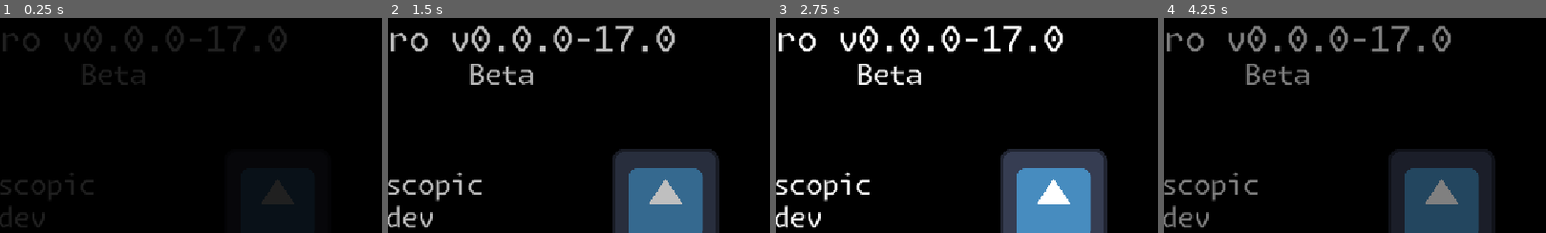
Above: before the commit, frames 1-4 (left to right).
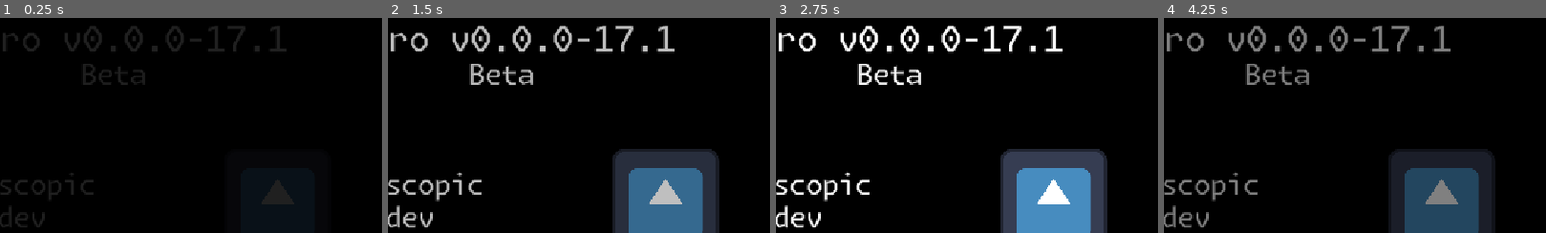
Above: after the commit, the same moments.

Repository: mesoscopic/micro
Game: Godot game, scene res://Main.tscn
Same seed, same stepped clock (60 frames per second), same inputs: the game is played once before the commit and once after it. The engine's default icon, where the game draws it, is replaced by a stand-in: a white triangle on a blue panel in a dark square.
Inputs (mouse positions are % of the whole screen's width and height, from its top left):
- Up to frame 1 (0.25 s): no input
- Up to frame 2 (1.5 s): tap Enter (ui_accept) at 0.5, 0.77 s; move the mouse to (72, 45) at 0.52 s; hold D (move_right) 0.53-1.28 s; tap Mouse wheel down (next_ability) at 0.6 s; click (72, 45) at 0.67 s; move the mouse to (30, 55) at 1.27 s; hold S (move_down) from 1.28 s (still down); tap Mouse wheel up (previous_ability) at 1.35 s
- Up to frame 3 (2.75 s): tap Enter (ui_accept) at 1.52 s; move the mouse to (60, 28) at 2.02 s; release S (move_down) at 2.03 s; press the mouse at (60, 28) at 2.03 s; hold D (move_right) from 2.03 s (still down)
- Up to frame 4 (4.25 s): tap Enter (ui_accept) at 2.75, 3.02, 3.5, 3.77 s; move the mouse to (45, 70) at 2.77 s; release D (move_right) at 2.78 s; release the mouse at (45, 70) at 2.78 s; hold W (move_up) 2.78-3.53 s; right-click (45, 70) at 2.85 s; click (45, 70) at 2.92 s; move the mouse to (80, 65) at 3.52 s; hold A (move_left) from 3.53 s (still down); tap Mouse wheel down (next_ability) at 3.6 s
The pictures show only the part of the screen within x 35-85%, y 7-57%; the shares and areas given below are measured in that part.

The runs differ from the first frame. In frame 1, 0.2% of the frame differs, in the area x 70-75%, y 4-16%; in frame 2, 0.4%; in frame 3, 0.4%, in the area x 70-76%, y 3-17%; in frame 4, 0.4%.

Commit message:
complete and revamp miniboss fight

Diff:
--- a/godot/project.godot
+++ b/godot/project.godot
@@ -11,7 +11,7 @@
 [application]
 
 config/name="Micro"
-config/version="v0.0.0-17.0"
+config/version="v0.0.0-17.1"
 run/main_scene="res://Main.tscn"
 config/features=PackedStringArray("4.4", "GL Compatibility")
 boot_splash/bg_color=Color(0, 0, 0, 1)
--- /dev/null
+++ b/godot/scenes/bullets/SpawnerProjectile.tscn
@@ -0,0 +1,112 @@
+[gd_scene load_steps=18 format=3 uid="uid://tv3xkxmljps6"]
+
+[ext_resource type="Shader" uid="uid://csess5xqvneiu" path="res://shaders/sphere_particle.gdshader" id="1_25q7e"]
+[ext_resource type="Script" uid="uid://dgntbp3ccqege" path="res://scripts/characters/spawner_projectile.gd" id="1_gk21p"]
+
+[sub_resource type="ShaderMaterial" id="ShaderMaterial_gk21p"]
+shader = ExtResource("1_25q7e")
+
+[sub_resource type="Curve" id="Curve_s52qs"]
+_data = [Vector2(0, 0.991046), 0.0, -2.49543, 0, 0, Vector2(1, 0), -2.5305, 0.0, 0, 0]
+point_count = 2
+
+[sub_resource type="CurveTexture" id="CurveTexture_ii1bo"]
+curve = SubResource("Curve_s52qs")
+
+[sub_resource type="ParticleProcessMaterial" id="ParticleProcessMaterial_ob4xr"]
+particle_flag_disable_z = true
+emission_shape = 1
+emission_sphere_radius = 10.0
+gravity = Vector3(0, 0, 0)
+scale_min = 8.0
+scale_max = 14.0
+scale_curve = SubResource("CurveTexture_ii1bo")
+sub_emitter_mode = 2
+sub_emitter_amount_at_end = 1
+
+[sub_resource type="Curve" id="Curve_rkbpc"]
+_data = [Vector2(0, 1), 0.0, 0.0, 0, 0, Vector2(1, 0), 0.0, 0.0, 0, 0]
+point_count = 2
+
+[sub_resource type="CurveTexture" id="CurveTexture_4vmxi"]
+curve = SubResource("Curve_rkbpc")
+
+[sub_resource type="Curve" id="Curve_4tmr4"]
+_data = [Vector2(1e-05, 1), 0.0, 0.0, 0, 0, Vector2(1, 0), 0.0, 3.21741, 0, 0]
+point_count = 2
+
+[sub_resource type="CurveTexture" id="CurveTexture_tlngr"]
+curve = SubResource("Curve_4tmr4")
+
+[sub_resource type="ParticleProcessMaterial" id="ParticleProcessMaterial_l6i4m"]
+particle_flag_disable_z = true
+spread = 180.0
+initial_velocity_min = 5.0
+initial_velocity_max = 10.0
+gravity = Vector3(0, 0, 0)
+damping_min = 10.0
+damping_max = 10.0
+scale_min = 2.0
+scale_max = 4.0
+scale_curve = SubResource("CurveTexture_tlngr")
+color = Color(1, 1, 1, 0.498039)
+alpha_curve = SubResource("CurveTexture_4vmxi")
+
+[sub_resource type="ShaderMaterial" id="ShaderMaterial_s52qs"]
+shader = ExtResource("1_25q7e")
+
+[sub_resource type="Curve" id="Curve_ii1bo"]
+_data = [Vector2(0, 0), 0.0, 0.0, 0, 0, Vector2(0.0985107, 1), 0.0, 0.0, 0, 0]
+point_count = 2
+
+[sub_resource type="CurveTexture" id="CurveTexture_oxxt1"]
+curve = SubResource("Curve_ii1bo")
+
+[sub_resource type="Curve" id="Curve_ob4xr"]
+_data = [Vector2(0, 1), 0.0, 0.0, 0, 0, Vector2(0.99999, 0), 0.0, 0.0, 0, 0]
+point_count = 2
+
+[sub_resource type="CurveTexture" id="CurveTexture_ioqel"]
+curve = SubResource("Curve_ob4xr")
+
+[sub_resource type="ParticleProcessMaterial" id="ParticleProcessMaterial_rkbpc"]
+particle_flag_disable_z = true
+spread = 180.0
+initial_velocity_min = 100.0
+initial_velocity_max = 200.0
+gravity = Vector3(0, 0, 0)
+damping_min = 200.0
+damping_max = 200.0
+scale_min = 5.0
+scale_max = 10.0
+scale_curve = SubResource("CurveTexture_ioqel")
+alpha_curve = SubResource("CurveTexture_oxxt1")
+
+[node name="SpawnerProjectile" type="Node2D"]
+script = ExtResource("1_gk21p")
+
+[node name="Bubbles" type="GPUParticles2D" parent="."]
+material = SubResource("ShaderMaterial_gk21p")
+amount = 20
+sub_emitter = NodePath("BubbleTrails")
+lifetime = 0.75
+process_material = SubResource("ParticleProcessMaterial_ob4xr")
+
+[node name="BubbleTrails" type="GPUParticles2D" parent="Bubbles"]
+use_parent_material = true
+amount = 40
+process_material = SubResource("ParticleProcessMaterial_l6i4m")
+
+[node name="ExplosionParticles" type="GPUParticles2D" parent="."]
+material = SubResource("ShaderMaterial_s52qs")
+emitting = false
+amount = 140
+lifetime = 0.75
+one_shot = true
+explosiveness = 0.5
+process_material = SubResource("ParticleProcessMaterial_rkbpc")
+
+[node name="Expiry" type="Timer" parent="."]
+one_shot = true
+
+[connection signal="timeout" from="Expiry" to="." method="_on_expiry_timeout"]
--- a/godot/scenes/characters/enemies/Teleporter.tscn
+++ b/godot/scenes/characters/enemies/Teleporter.tscn
@@ -83,6 +83,7 @@
 process_material = SubResource("ParticleProcessMaterial_3c52e")
 
 [node name="FiringCooldown" type="Timer" parent="."]
+wait_time = 1.2
 one_shot = true
 
 [node name="RetargetTimer" type="Timer" parent="."]
--- a/godot/scenes/characters/enemies/TraderMiniboss.tscn
+++ b/godot/scenes/characters/enemies/TraderMiniboss.tscn
@@ -28,12 +28,15 @@
 [sub_resource type="ParticleProcessMaterial" id="ParticleProcessMaterial_d344a"]
 particle_flag_disable_z = true
 emission_shape = 1
-emission_sphere_radius = 10.0
-radial_velocity_min = 40.0
-radial_velocity_max = 100.0
+emission_sphere_radius = 20.0
+spread = 180.0
+initial_velocity_min = 100.0
+initial_velocity_max = 200.0
 gravity = Vector3(0, 0, 0)
-scale_min = 3.0
-scale_max = 6.0
+damping_min = 20.0
+damping_max = 40.0
+scale_min = 4.0
+scale_max = 9.0
 scale_curve = SubResource("CurveTexture_u77d8")
 
 [node name="TraderMiniboss" type="CharacterBody2D" groups=["enemy"]]
@@ -51,8 +54,8 @@
 despawn_distance = 400
 stagger_time = 0.0
 is_boss = true
-max_hp = 500
-hp = 500
+max_hp = 300
+hp = 300
 metadata/_custom_type_script = "uid://oy7qpe47ti6v"
 
 [node name="Character" parent="." instance=ExtResource("2_b1f70")]
@@ -68,14 +71,13 @@
 [node name="HurtParticles" type="GPUParticles2D" parent="."]
 material = SubResource("ShaderMaterial_c83qb")
 emitting = false
-amount = 30
-lifetime = 0.5
+amount = 42
+lifetime = 0.25
 one_shot = true
 explosiveness = 1.0
 process_material = SubResource("ParticleProcessMaterial_d344a")
 
-[node name="SpawnTimer" type="Timer" parent="."]
-wait_time = 10.0
-autostart = true
+[node name="FireRate" type="Timer" parent="."]
+wait_time = 0.5
 
-[connection signal="timeout" from="SpawnTimer" to="." method="_on_spawn_timer_timeout"]
+[connection signal="timeout" from="FireRate" to="." method="_on_fire"]
--- /dev/null
+++ b/godot/scenes/fx/TraderMinibossDeathAnimation.tscn
@@ -0,0 +1,124 @@
+[gd_scene load_steps=21 format=3 uid="uid://bxuryb1l0u0f8"]
+
+[ext_resource type="Script" uid="uid://b8loe86itnqta" path="res://scripts/characters/trader_miniboss_death_animation.gd" id="1_3t4fp"]
+[ext_resource type="Shader" uid="uid://csess5xqvneiu" path="res://shaders/sphere_particle.gdshader" id="2_ej47d"]
+[ext_resource type="Shader" uid="uid://bwseyl1xcp2qo" path="res://shaders/enemy.gdshader" id="3_aii8j"]
+
+[sub_resource type="ShaderMaterial" id="ShaderMaterial_sxsfr"]
+shader = ExtResource("2_ej47d")
+
+[sub_resource type="Curve" id="Curve_wf04k"]
+_data = [Vector2(0, 1), 0.0, 0.0, 0, 0, Vector2(1, 0), 0.0, 0.0, 0, 0]
+point_count = 2
+
+[sub_resource type="CurveTexture" id="CurveTexture_yolx1"]
+curve = SubResource("Curve_wf04k")
+
+[sub_resource type="Curve" id="Curve_vcs7t"]
+_data = [Vector2(0, 0), 0.0, 0.0, 0, 0, Vector2(1, 1), 0.0, 0.0, 0, 0]
+point_count = 2
+
+[sub_resource type="CurveTexture" id="CurveTexture_fophx"]
+curve = SubResource("Curve_vcs7t")
+
+[sub_resource type="ParticleProcessMaterial" id="ParticleProcessMaterial_j114o"]
+particle_flag_disable_z = true
+spread = 180.0
+initial_velocity_max = 500.0
+gravity = Vector3(0, 0, 0)
+radial_accel_min = -4000.0
+radial_accel_max = -3000.0
+radial_accel_curve = SubResource("CurveTexture_fophx")
+scale_min = 4.0
+scale_max = 8.0
+alpha_curve = SubResource("CurveTexture_yolx1")
+
+[sub_resource type="ShaderMaterial" id="ShaderMaterial_nnu7a"]
+shader = ExtResource("3_aii8j")
+shader_parameter/health = 0.0
+shader_parameter/opacity = 1.0
+shader_parameter/velocity = Vector2(0, 0)
+
+[sub_resource type="Curve" id="Curve_smw0l"]
+_data = [Vector2(0, 1), 0.0, -3.0817, 0, 0, Vector2(1, 0), 0.0, 0.0, 0, 0]
+point_count = 2
+
+[sub_resource type="CurveTexture" id="CurveTexture_xb5g8"]
+curve = SubResource("Curve_smw0l")
+
+[sub_resource type="Curve" id="Curve_46tww"]
+_data = [Vector2(0, 0.333), 0.0, 5.66621, 0, 0, Vector2(0.42, 1), 0.0, 0.0, 0, 0]
+point_count = 2
+
+[sub_resource type="CurveTexture" id="CurveTexture_gkxl4"]
+curve = SubResource("Curve_46tww")
+
+[sub_resource type="ParticleProcessMaterial" id="ParticleProcessMaterial_qkksp"]
+particle_flag_disable_z = true
+gravity = Vector3(0, 0, 0)
+scale_min = 150.0
+scale_max = 150.0
+scale_curve = SubResource("CurveTexture_gkxl4")
+alpha_curve = SubResource("CurveTexture_xb5g8")
+
+[sub_resource type="Curve" id="Curve_3t4fp"]
+_data = [Vector2(0, 0), 0.0, 0.0, 0, 0, Vector2(1, 1), 0.0, 0.0, 0, 0]
+point_count = 2
+
+[sub_resource type="CurveTexture" id="CurveTexture_ej47d"]
+curve = SubResource("Curve_3t4fp")
+
+[sub_resource type="Curve" id="Curve_aii8j"]
+_data = [Vector2(0, 1), 0.0, 0.0, 0, 0, Vector2(1, 0), -3.33074, 0.0, 0, 0]
+point_count = 2
+
+[sub_resource type="CurveTexture" id="CurveTexture_s4fir"]
+curve = SubResource("Curve_aii8j")
+
+[sub_resource type="ParticleProcessMaterial" id="ParticleProcessMaterial_eqgqj"]
+particle_flag_disable_z = true
+spread = 180.0
+initial_velocity_min = 20.0
+initial_velocity_max = 60.0
+gravity = Vector3(0, 0, 0)
+scale_min = 4.0
+scale_max = 10.0
+scale_curve = SubResource("CurveTexture_s4fir")
+alpha_curve = SubResource("CurveTexture_ej47d")
+
+[node name="TraderMinibossDeathAnimation" type="Node2D"]
+script = ExtResource("1_3t4fp")
+
+[node name="ExplosionParticles" type="GPUParticles2D" parent="."]
+material = SubResource("ShaderMaterial_sxsfr")
+emitting = false
+amount = 200
+lifetime = 2.0
+one_shot = true
+explosiveness = 0.65
+process_material = SubResource("ParticleProcessMaterial_j114o")
+
+[node name="Ring" type="GPUParticles2D" parent="."]
+material = SubResource("ShaderMaterial_nnu7a")
+emitting = false
+amount = 1
+one_shot = true
+process_material = SubResource("ParticleProcessMaterial_qkksp")
+
+[node name="TraderParticles" type="GPUParticles2D" parent="."]
+emitting = false
+amount = 40
+one_shot = true
+process_material = SubResource("ParticleProcessMaterial_eqgqj")
+
+[node name="Timer" type="Timer" parent="."]
+wait_time = 5.0
+autostart = true
+
+[node name="SpawnTrader" type="Timer" parent="."]
+wait_time = 2.0
+one_shot = true
+autostart = true
+
+[connection signal="timeout" from="Timer" to="." method="_on_timer_timeout"]
+[connection signal="timeout" from="SpawnTrader" to="." method="_on_spawn_trader"]
--- /dev/null
+++ b/godot/scenes/fx/TraderSpawn.tscn
@@ -0,0 +1,40 @@
+[gd_scene load_steps=8 format=3 uid="uid://c886m5kf6lw62"]
+
+[ext_resource type="Script" uid="uid://bj6ofyil7mjft" path="res://scenes/fx/trader_spawn.gd" id="1_874oa"]
+[ext_resource type="PackedScene" uid="uid://dnwffnhs6gnwh" path="res://scenes/characters/Character.tscn" id="1_sm5wc"]
+[ext_resource type="Shader" uid="uid://cs7iamvps60cm" path="res://shaders/trader.gdshader" id="2_874oa"]
+
+[sub_resource type="ShaderMaterial" id="ShaderMaterial_1rox6"]
+resource_local_to_scene = true
+shader = ExtResource("2_874oa")
+shader_parameter/opacity = 1.0
+shader_parameter/velocity = Vector2(0, 0)
+
+[sub_resource type="Curve" id="Curve_874oa"]
+_data = [Vector2(0, 0), 0.0, 0.0, 0, 0, Vector2(0.253924, 0.912658), -4.14994, -4.14994, 0, 0, Vector2(1, 0), 0.0, 0.0, 0, 0]
+point_count = 3
+
+[sub_resource type="CurveTexture" id="CurveTexture_1rox6"]
+curve = SubResource("Curve_874oa")
+
+[sub_resource type="ParticleProcessMaterial" id="ParticleProcessMaterial_efej0"]
+particle_flag_disable_z = true
+emission_shape = 3
+emission_box_extents = Vector3(10, 10, 10)
+gravity = Vector3(0, 0, 0)
+scale_min = 5.0
+scale_max = 8.0
+alpha_curve = SubResource("CurveTexture_1rox6")
+
+[node name="TraderSpawn" type="Node2D"]
+script = ExtResource("1_874oa")
+
+[node name="Character" parent="." instance=ExtResource("1_sm5wc")]
+layer = 2
+render = SubResource("ShaderMaterial_1rox6")
+
+[node name="SpeedParticles" type="GPUParticles2D" parent="."]
+emitting = false
+amount = 80
+lifetime = 0.5
+process_material = SubResource("ParticleProcessMaterial_efej0")
--- /dev/null
+++ b/godot/scenes/fx/trader_spawn.gd
@@ -0,0 +1,17 @@
+extends Node2D
+
+const TRADER = preload("res://scenes/characters/Trader.tscn")
+
+func _ready() -> void:
+	var light_anim = create_tween().set_ease(Tween.EASE_OUT).set_trans(Tween.TRANS_CUBIC).tween_property($Character, "light", 50, 0.5)
+	await light_anim.finished
+	var charge_anim = create_tween().set_ease(Tween.EASE_OUT).set_trans(Tween.TRANS_EXPO).tween_property(self, "position", position+position.normalized()*60., 1.)
+	await charge_anim.finished
+	$SpeedParticles.emitting = true
+	var move_anim = create_tween().tween_property(self, "position", position.normalized()*160., 2.)
+	await move_anim.finished
+	var trader = TRADER.instantiate()
+	trader.position = position
+	add_sibling(trader)
+	Micro.refresh_trades.emit()
+	queue_free()
--- a/godot/scripts/characters/enemies/teleporter.gd
+++ b/godot/scripts/characters/enemies/teleporter.gd
@@ -16,7 +16,7 @@
 		bullet.lifetime = 3.
 		bullet.damage = 10
 		get_tree().current_scene.get_node("Game/World").add_child(bullet)
-	$FiringCooldown.start(1.)
+	$FiringCooldown.start(1.2)
 
 func _aggro() -> void:
 	$FiringCooldown.start()
@@ -43,7 +43,8 @@
 		bullet.global_position = global_position
 		bullet.velocity = Vector2.from_angle(angle) * 100.
 		bullet.lifetime = 3.
-		bullet.damage = 10
+		bullet.damage = 7.
+		bullet.scale = Vector2(0.8,0.8)
 		get_tree().current_scene.get_node("Game/World").add_child(bullet)
 
 func can_teleport_to(location: Vector2) -> bool:
--- a/godot/scripts/characters/enemies/trader_miniboss.gd
+++ b/godot/scripts/characters/enemies/trader_miniboss.gd
@@ -1,24 +1,85 @@
 extends Enemy
 
 const BULLET = preload("res://scenes/bullets/EnemyBullet.tscn")
+const SPAWNER = preload("res://scenes/bullets/SpawnerProjectile.tscn")
+var next_phase_hp: int
+var phase: int = 1
+
+var circle_density: int = 4
+var spiral: bool = false
+var spiral_angle: float = 0.
+
+func _ready() -> void:
+	DEATH_ANIMATION = preload("res://scenes/fx/TraderMinibossDeathAnimation.tscn")
+	super()
+	fund_drop += 25 * Micro.world.trader_minibosses_fought
+	max_hp += 150 * Micro.world.trader_minibosses_fought
+	hp += 150 * Micro.world.trader_minibosses_fought
+	next_phase_hp = max_hp - 150
+	phase_setup()
 
 func _hurt() -> void:
 	super()
-	var aim := randf()
-	for i in range(0,16):
-		var angle = aim+PI/8.*i
-		var bullet = BULLET.instantiate()
-		bullet.global_position = global_position
-		bullet.velocity = Vector2.from_angle(angle) * 75.
-		bullet.lifetime = 3.
-		bullet.damage = 6
-		get_tree().current_scene.get_node("Game/World").call_deferred("add_child", bullet)
+	if phase == 3:
+		_on_fire()
+	if hp <= next_phase_hp and next_phase_hp > 0:
+		next_phase_hp -= 150
+		phase += 1
+		phase_setup()
 
 func _die() -> void:
 	super()
-	Micro.world.get_trader(global_position)
+	Micro.world.trader_minibosses_fought += 1
 
-func _on_spawn_timer_timeout() -> void:
-	var enemy: Enemy = Micro.world.world_enemy(150.)
-	enemy.position = position
-	add_sibling(enemy)
+func phase_setup():
+	match phase:
+		1:
+			$FireRate.start(0.5)
+		2:
+			$FireRate.start(1.8)
+			for i in range(0,4):
+				var angle = PI/4.*(2*i+1)
+				var bullet = SPAWNER.instantiate()
+				bullet.position = position
+				bullet.target = global_position + Vector2.from_angle(angle)*140.
+				bullet.time = 1.+i/2.
+				bullet.spawn = preload("res://scenes/characters/enemies/Turret.tscn")
+				add_sibling(bullet)
+		3:
+			$FireRate.stop()
+			for i in range(0,2):
+				var angle := randf()*2.*PI
+				var bullet = SPAWNER.instantiate()
+				bullet.position = position
+				bullet.target = global_position + Vector2.from_angle(angle)*100.
+				bullet.time = 2.*i
+				bullet.spawn = preload("res://scenes/characters/enemies/Teleporter.tscn")
+				add_sibling(bullet)
+		4:
+			circle_density = 6
+			spiral = true
+			$FireRate.start(0.5)
+		5:
+			circle_density = 4
+			spiral = false
+			$FireRate.start(1.)
+			for i in range(0,3):
+				var angle := 2*i+1
+				var bullet = SPAWNER.instantiate()
+				bullet.position = position
+				bullet.target = global_position + Vector2.from_angle(angle)*140.
+				bullet.time = i
+				bullet.spawn = preload("res://scenes/characters/enemies/BasicShooter.tscn")
+				add_sibling(bullet)
+
+func _on_fire() -> void:
+	var aim := (spiral_angle if spiral else randf())
+	if spiral: spiral_angle += PI/18.
+	for i in range(0,circle_density*2):
+		var angle = aim+PI/circle_density*i
+		var bullet = BULLET.instantiate()
+		bullet.global_position = global_position
+		bullet.velocity = Vector2.from_angle(angle) * 50.
+		bullet.lifetime = 4.
+		bullet.damage = 6
+		get_tree().current_scene.get_node("Game/World").call_deferred("add_child", bullet)
--- a/godot/scripts/characters/enemy.gd
+++ b/godot/scripts/characters/enemy.gd
@@ -22,7 +22,7 @@
 var stagger: float = 0.
 @export var is_boss: bool = false
 
-const DEATH_ANIMATION = preload("res://scenes/fx/EnemyDeathAnimation.tscn")
+var DEATH_ANIMATION := preload("res://scenes/fx/EnemyDeathAnimation.tscn")
 
 signal aggro
 signal deaggro
--- /dev/null
+++ b/godot/scripts/characters/spawner_projectile.gd
@@ -0,0 +1,26 @@
+extends Node2D
+
+var spawn: PackedScene
+var target: Vector2
+var time: float
+
+var spiral_radius: float = 30.
+var spiral_angle: float = 0.
+
+func _ready() -> void:
+	create_tween().set_ease(Tween.EASE_IN_OUT).set_trans(Tween.TRANS_CUBIC).tween_property(self, "global_position", target, time)
+	create_tween().set_ease(Tween.EASE_IN).set_trans(Tween.TRANS_CUBIC).tween_property(self, "spiral_radius", 0., time)
+	create_tween().set_ease(Tween.EASE_OUT).set_trans(Tween.TRANS_CUBIC).tween_property(self, "spiral_angle", 4.*time*PI, time)
+	$Expiry.start(time)
+
+func _process(_delta: float) -> void:
+	$Bubbles.position = Vector2(spiral_radius*cos(spiral_angle), spiral_radius*sin(spiral_angle))
+
+func _on_expiry_timeout() -> void:
+	var enemy = spawn.instantiate()
+	enemy.position = position
+	add_sibling(enemy)
+	$Bubbles.emitting = false
+	$ExplosionParticles.emitting = true
+	await Micro.wait(1.)
+	queue_free()
--- /dev/null
+++ b/godot/scripts/characters/trader_miniboss_death_animation.gd
@@ -0,0 +1,23 @@
+extends Node2D
+
+var fund_drop: int = 0
+
+const fund_coin: PackedScene = preload("res://scenes/fx/FundCoin.tscn")
+
+func _ready():
+	$ExplosionParticles.emitting = true
+	$Ring.emitting = true
+	while fund_drop > 0:
+		var coin := fund_coin.instantiate()
+		coin.position = position
+		coin.amount = ceil(fund_drop/8.)
+		coin.delay = randf_range(0., 0.25)
+		add_sibling(coin)
+		fund_drop -= ceil(fund_drop/8.)
+
+func _on_timer_timeout() -> void:
+	queue_free()
+
+func _on_spawn_trader() -> void:
+	$TraderParticles.emitting = true
+	Micro.world.get_trader(global_position)
--- a/godot/scripts/game.gd
+++ b/godot/scripts/game.gd
@@ -6,6 +6,7 @@
 var world_seed: int = randi()
 
 var bosses_active: int = 0
+var trader_minibosses_fought: int = 0
 
 func world_enemy(taxicab_distance: float) -> Enemy:
 	var enemies: RollWeights = RollWeights.new()
@@ -40,13 +41,10 @@
 	$Structures.add_child(enemy)
 	print("spawned an enemy at %s!" % tile)
 
-const TRADER = preload("res://scenes/characters/Trader.tscn")
-
 func get_trader(from: Vector2):
-	var trader = TRADER.instantiate()
-	trader.position = from.normalized()*160.
-	$Structures.call_deferred("add_child", trader)
-	Micro.refresh_trades.emit()
+	var animation = preload("res://scenes/fx/TraderSpawn.tscn").instantiate()
+	animation.position = from
+	$Structures.call_deferred("add_child", animation)
 
 # --------------
 # World gen code
Not shown: 2 places in godot/scenes/characters/tiles/EnemyPosition.tscn that only renumber resources
Not shown, added: godot/scenes/fx/trader_spawn.gd.uid
Not shown, added: godot/scripts/characters/spawner_projectile.gd.uid
Not shown, added: godot/scripts/characters/trader_miniboss_death_animation.gd.uid
Not shown, changed: build/linux/micro.zip
Not shown, changed: build/windows/micro.zip
